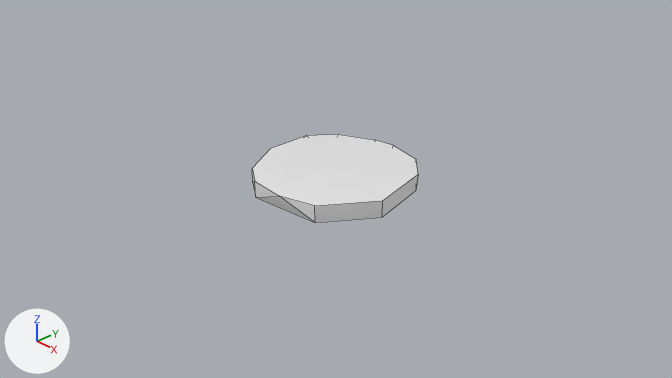
The Blender file Assets/Burger.blend: old version first, new version second.
The view is the same before and after, from the file's camera 'Camera'. Arrows for +X, +Y and +Z are at lower left; the lights stay in place. Mesh edges are drawn as thin lines.
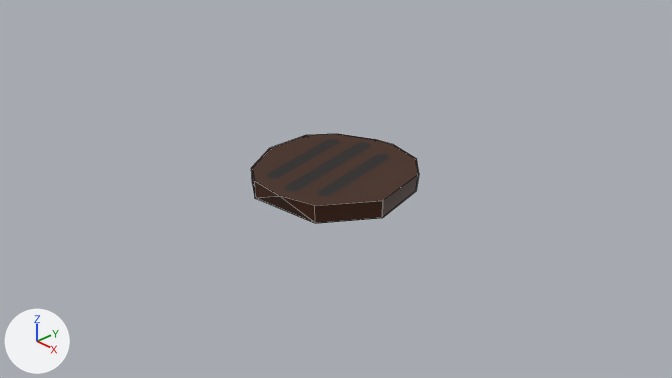
Commit message: added burger

Diff of the bpy script that builds the scene:
```diff
--- a/Assets/Burger.blend.py
+++ b/Assets/Burger.blend.py
@@ img_material_003_base_color_001 @@
+img_material_003_base_color_001 = load_image('Material.003 Base Color.001', 'Burger Cooked.png', 1024, 1024, 'sRGB')
@@ mat_material_003 @@
+mat_material_003 = principled_material('Material.003')
+mat_material_003.texture = img_material_003_base_color_001
@@ me_circle @@
 me_circle.from_pydata(...)  # 21 vertices, 16 faces; spans x -1.03..0.98, y -0.94..1.0, z 0.0..0.24
-me_circle.materials.append(mat_material_002)  # white #e7e7e7
+me_circle.materials.append(mat_material_003)  # picture img_material_003_base_color_001
@@ ob_circle @@
 ob_circle.location = (0.0, 0.0, 0.0)
+_m = ob_circle.modifiers.new('Solidify', 'SOLIDIFY')
```

Pixel boxes (x1, y1, x2, y2) of what changed, in the pictures (672 x 378 px):
'Circle', recoloured, modifiers changed (white to brown): before (252, 134, 418, 223); after (251, 134, 419, 223)
